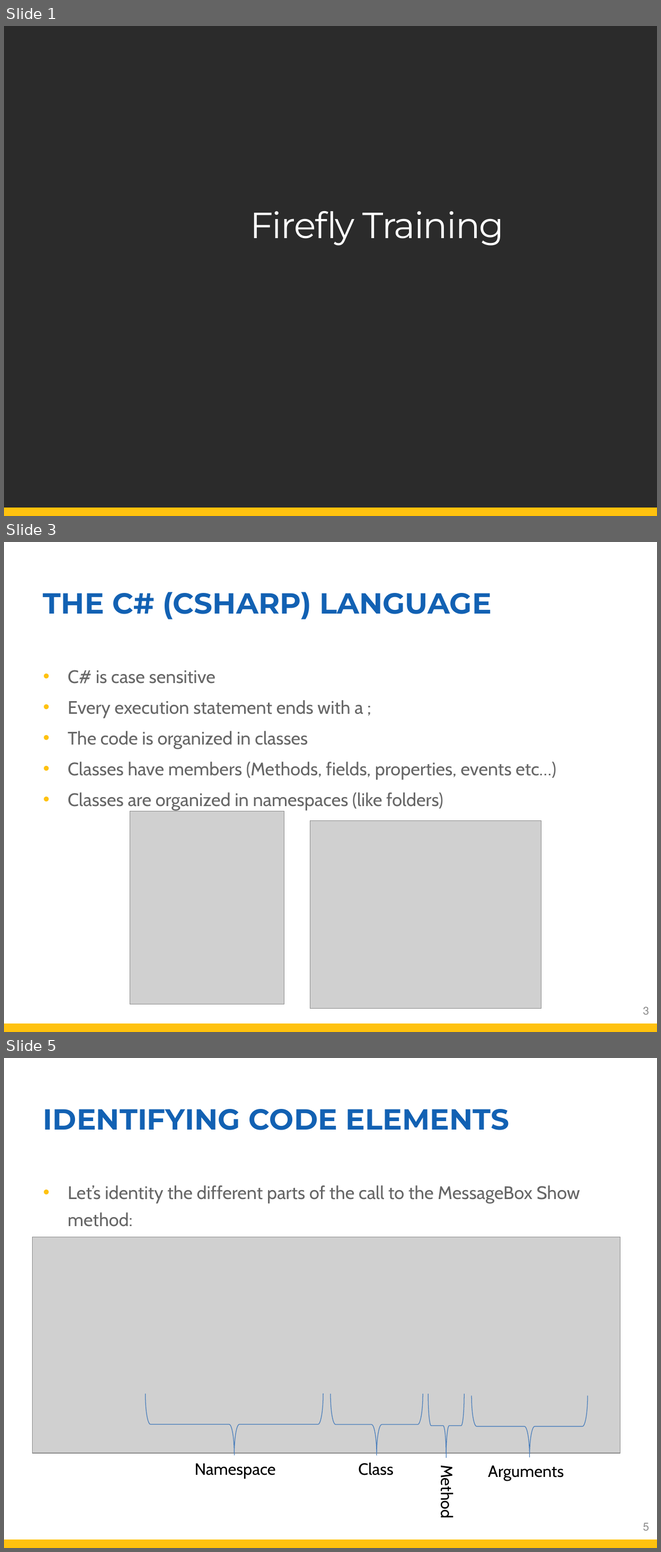
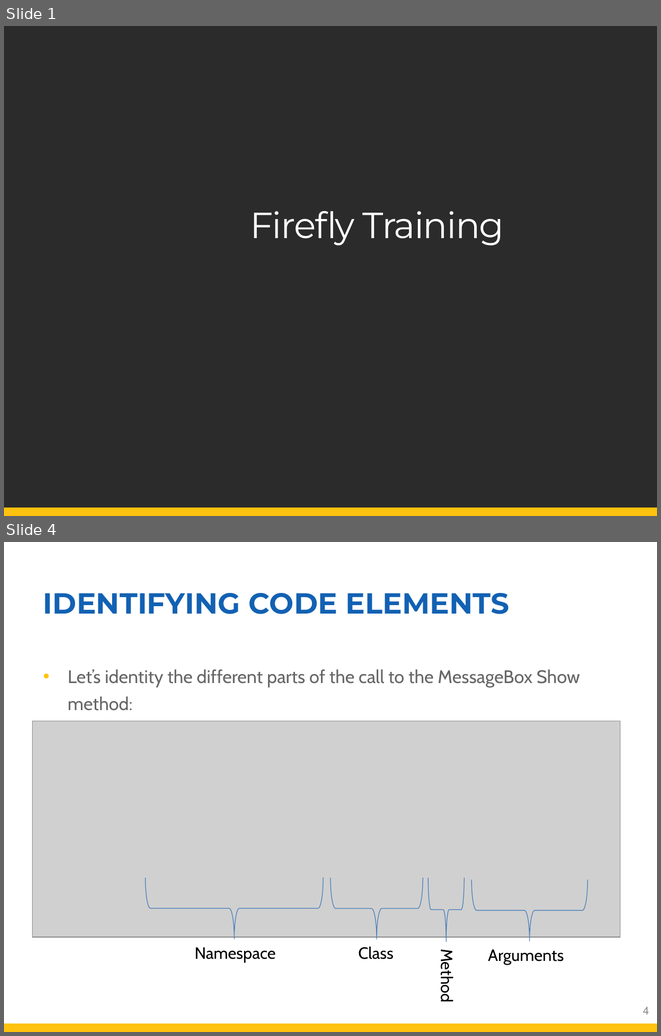
Before and after one commit to FireflyMigration/firefly-doc, a slide deck: dev-docs/guide/03_An_introduction-to-.NET/Training.pptx. Shown one above the other, each under a label of ours: slides 1, 3 and 5 before the commit, slides 1 and 4 after it; the slides between them are not shown. The pictures are 661x1552 and 661x1036 pixels, drawn with LibreOffice and Linux fonts; fonts in the diff are those of the drawing; grey boxes stand for pictures; background and template pictures are left out; a plain dark background stands for a picture behind light text. Boxes give left, top, right and bottom in pixels: in the first picture for what was removed or moved away, otherwise in the second. Text is boxed around its words. In the diff, an @@ line names an element or a change of style, - is before the commit and + after.

```diff
--- a/dev-docs/guide/03_An_introduction-to-.NET/Training.pptx
+++ b/dev-docs/guide/03_An_introduction-to-.NET/Training.pptx
@@ slide 3 removed at box(4, 542, 657, 1032), background #FFFFFF; not listed: 1 template element that a slide beside it also shows @@
@@ title removed at box(43, 592, 492, 619) @@
-THE C# (CSHARP) LANGUAGE
@@ text removed at box(68, 670, 556, 811) @@
-• C# is case sensitive
-• Every execution statement ends with a ;
-• The code is organized in classes
-• Classes have members (Methods, fields, properties, events etc…)
-• Classes are organized in namespaces (like folders)
@@ picture removed at box(130, 811, 284, 1004) @@
@@ picture removed at box(310, 820, 541, 1008) @@
@@ page number removed at box(643, 1006, 649, 1015) @@
-3
@@ what was slide 5 is now slide 4 @@
@@ page number at box(643, 1006, 649, 1014): text changed @@
-5
+4
```
Also in this commit, not shown: 2 slides changed, 9 other files.
